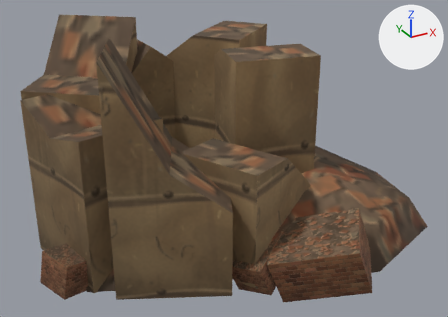
Renders of the glTF model ordo/assets/models/kokand/devor_end_ruin_lod1.glb from each side of a commit.
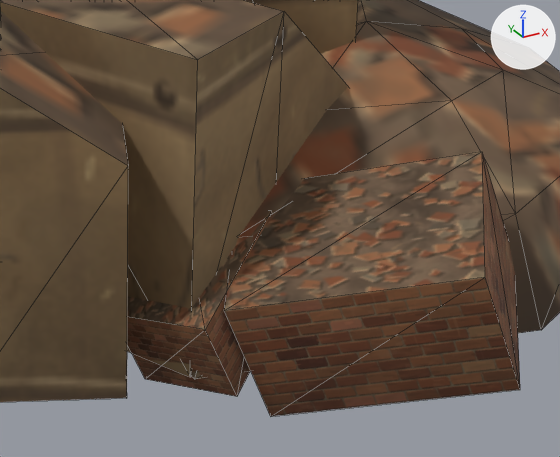
The first picture shows the older version from a 50 mm lens placed at (-2.0, -4.52, 2.8), pointed at (0.32, -0.3, 0.68). The close-ups show the older and then the newer version on the part from 42% to 86% of the width and 49% to 100% of the height of that picture. Only the edits that show in the close-ups are written down. Lighting does not change. The marker at upper right points along +X, +Y and +Z. The close-ups show mesh edges as thin lines. Vertices at exactly the same position are counted once.

In view in the first close-up: 'Ruin'.
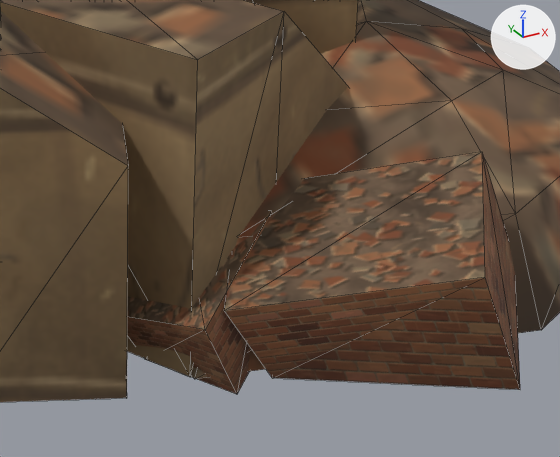
What differs and where, as boxes (x1, y1, x2, y2) in the close-ups (560 x 457 px; the box of a moved part takes in the faces that stretch with it):
'Ruin', reshaped
    before: (0, 0, 560, 416)
    after: (0, 0, 560, 402)
part 1 of me_ruin, moved or reshaped
    before: (127, 211, 520, 416)
    after: (127, 211, 520, 394)

The edits, one by one:
me_ruin is used by ob_ruin; location (0.0, 0.0, 0.0).
me_ruin had 178 vertices, 242 faces and spanned x -1.32..2.14, y -1.71..1.15, z -0.16..1.79.
me_ruin now has 178 vertices, 242 faces and spans x -1.32..2.14, y -1.71..1.15, z -0.03..1.79.
Part 1, on me_ruin:
Vertex 108 of me_ruin moves from (0.19, -1.28, -0.04) at pixel (237, 396) to (0.19, -1.28, -0.03) at pixel (237, 394).
Vertex 113 of me_ruin moves from (0.05, -1.03, -0.1) at pixel (145, 379) to (0.05, -1.03, -0.03) at pixel (145, 359).
Vertex 124 of me_ruin moves from (0.31, -1.27, -0.16) at pixel (270, 416) to (0.31, -1.27, -0.03) at pixel (272, 378).
Vertex 129 of me_ruin moves from (0.59, -0.91, -0.04) to (0.59, -0.91, -0.03).
Other edits to the shape of me_ruin do not show in these pictures.
